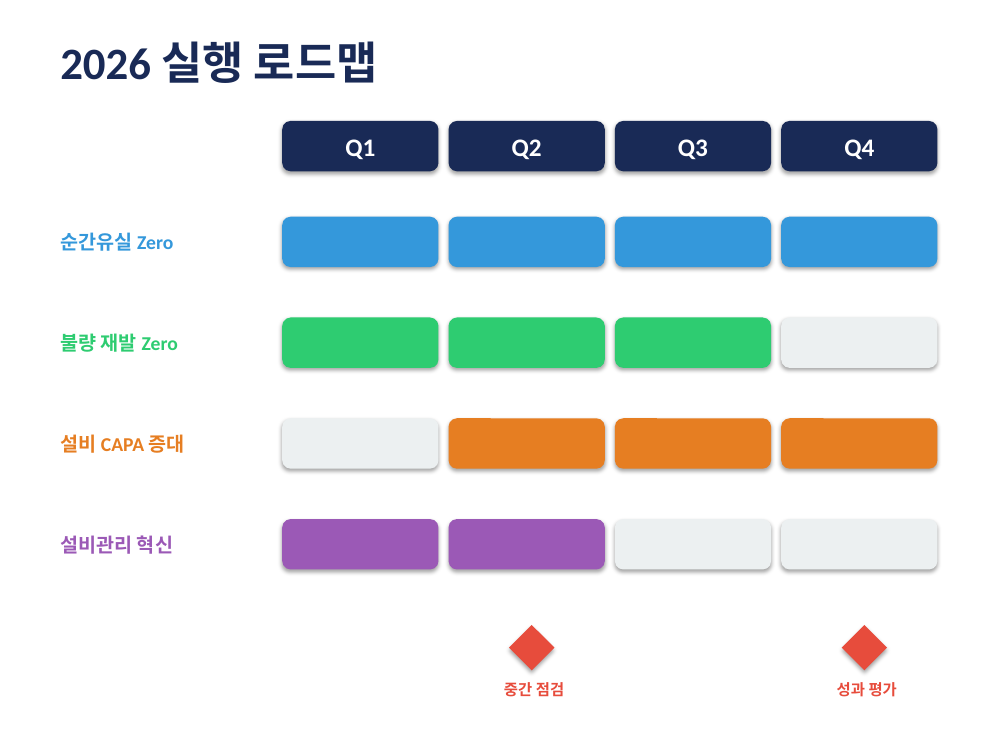
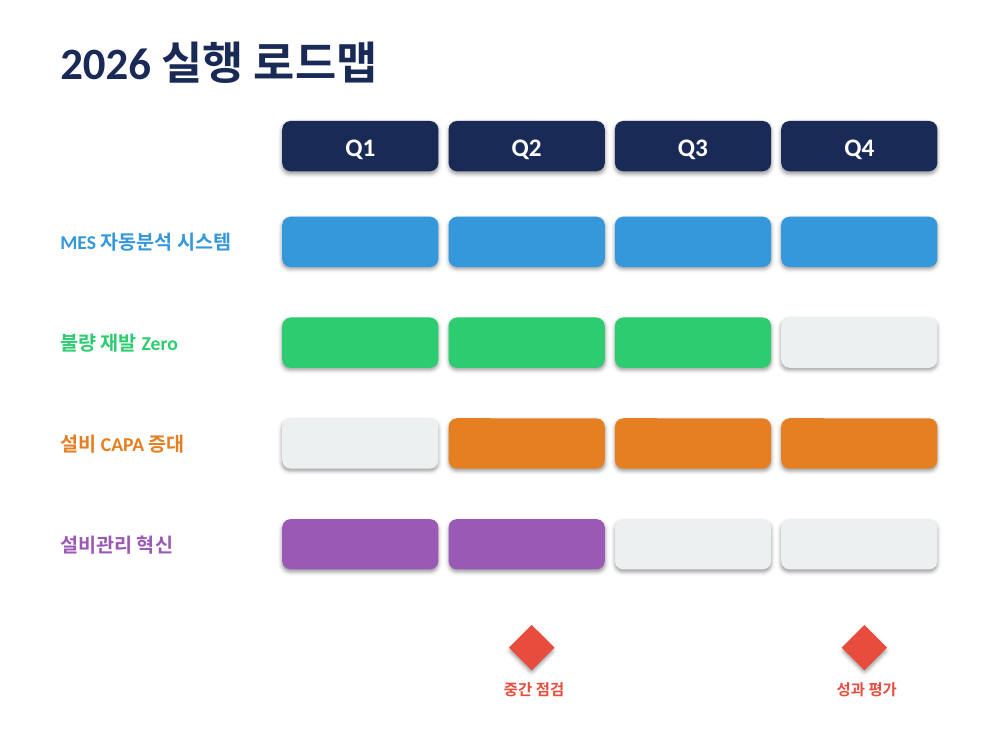
Before and after one commit to mind79ns/26-Year-Management-Strategy, a slide deck: slide 10 of 2026_제조1팀_경영전략_최종완성판.pptx. Drawn at 1008x756 pixels with LibreOffice and Linux fonts; fonts in the diff are those of the drawing. Boxes give left, top, right and bottom in pixels: in the first picture for what was removed or moved away, otherwise in the second. Text is boxed around its words. In the diff, an @@ line names an element or a change of style, - is before the commit and + after.

```diff
--- a/2026_제조1팀_경영전략_최종완성판.pptx
+++ b/2026_제조1팀_경영전략_최종완성판.pptx
@@ text at [60, 232, 231, 251]: text changed @@
-순간유실 Zero
+MES 자동분석 시스템
```
Also in this commit, not shown: 4 other slides changed, 1 slide added, 1 slide removed, 3 other files.
